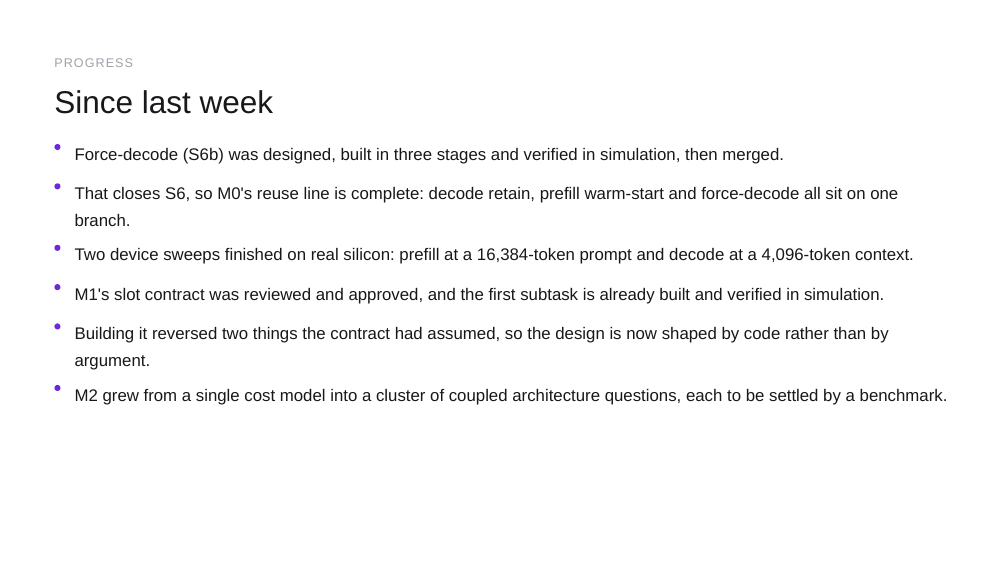
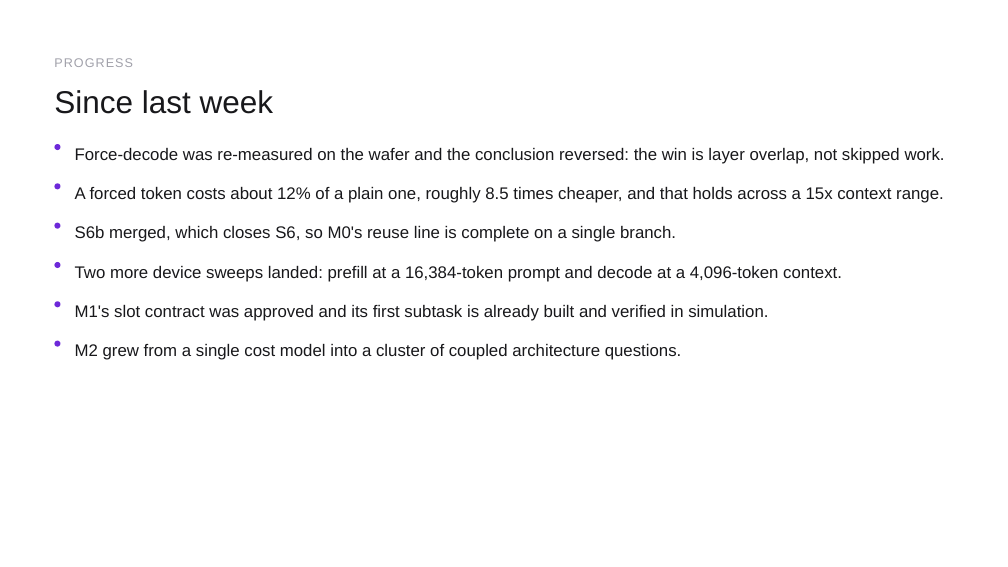
Before and after one commit to happyandslow/agent-memory, a slide deck: slide 3 of projects/WaferEngine-staging/meetings/2026-07-26.pptx. Drawn at 1008x567 pixels with LibreOffice and Linux fonts; fonts in the diff are those of the drawing. Boxes give left, top, right and bottom in pixels: in the first picture for what was removed or moved away, otherwise in the second. Text is boxed around its words. In the diff, an @@ line names an element or a change of style, - is before the commit and + after.

```diff
--- a/projects/WaferEngine-staging/meetings/2026-07-26.pptx
+++ b/projects/WaferEngine-staging/meetings/2026-07-26.pptx
@@ text at (75, 148, 945, 164): text changed @@
-Force-decode (S6b) was designed, built in three stages and verified in simulation, then merged.
+Force-decode was re-measured on the wafer and the conclusion reversed: the win is layer overlap, not skipped work.
@@ text at (75, 187, 944, 203): text changed @@
-That closes S6, so M0's reuse line is complete: decode retain, prefill warm-start and force-decode all sit on one branch.
+A forced token costs about 12% of a plain one, roughly 8.5 times cheaper, and that holds across a 15x context range.
@@ ellipse: place and size @@
-ellipse at (54, 245, 60, 251)
+ellipse at (54, 223, 60, 229)
@@ text added at (75, 226, 676, 242), 24 pt, text #18181B @@
+S6b merged, which closes S6, so M0's reuse line is complete on a single branch.
@@ ellipse: place and size @@
-ellipse at (54, 284, 60, 290)
+ellipse at (54, 262, 60, 268)
@@ text at (75, 266, 842, 282): text changed @@
-Two device sweeps finished on real silicon: prefill at a 16,384-token prompt and decode at a 4,096-token context.
+Two more device sweeps landed: prefill at a 16,384-token prompt and decode at a 4,096-token context.
@@ ellipse: place and size @@
-ellipse at (54, 324, 60, 330)
+ellipse at (54, 301, 60, 307)
@@ text at (75, 305, 768, 321): text changed @@
-M1's slot contract was reviewed and approved, and the first subtask is already built and verified in simulation.
+M1's slot contract was approved and its first subtask is already built and verified in simulation.
@@ text removed at (75, 327, 889, 370) @@
-Building it reversed two things the contract had assumed, so the design is now shaped by code rather than by argument.
@@ ellipse: place and size @@
-ellipse at (54, 385, 60, 391)
+ellipse at (54, 341, 60, 347)
@@ text at (75, 344, 682, 360): text changed @@
-M2 grew from a single cost model into a cluster of coupled architecture questions, each to be settled by a benchmark.
+M2 grew from a single cost model into a cluster of coupled architecture questions.
```
Also in this commit, not shown: 5 other slides changed, 2 slides added, 2 slides removed, 5 other files.
